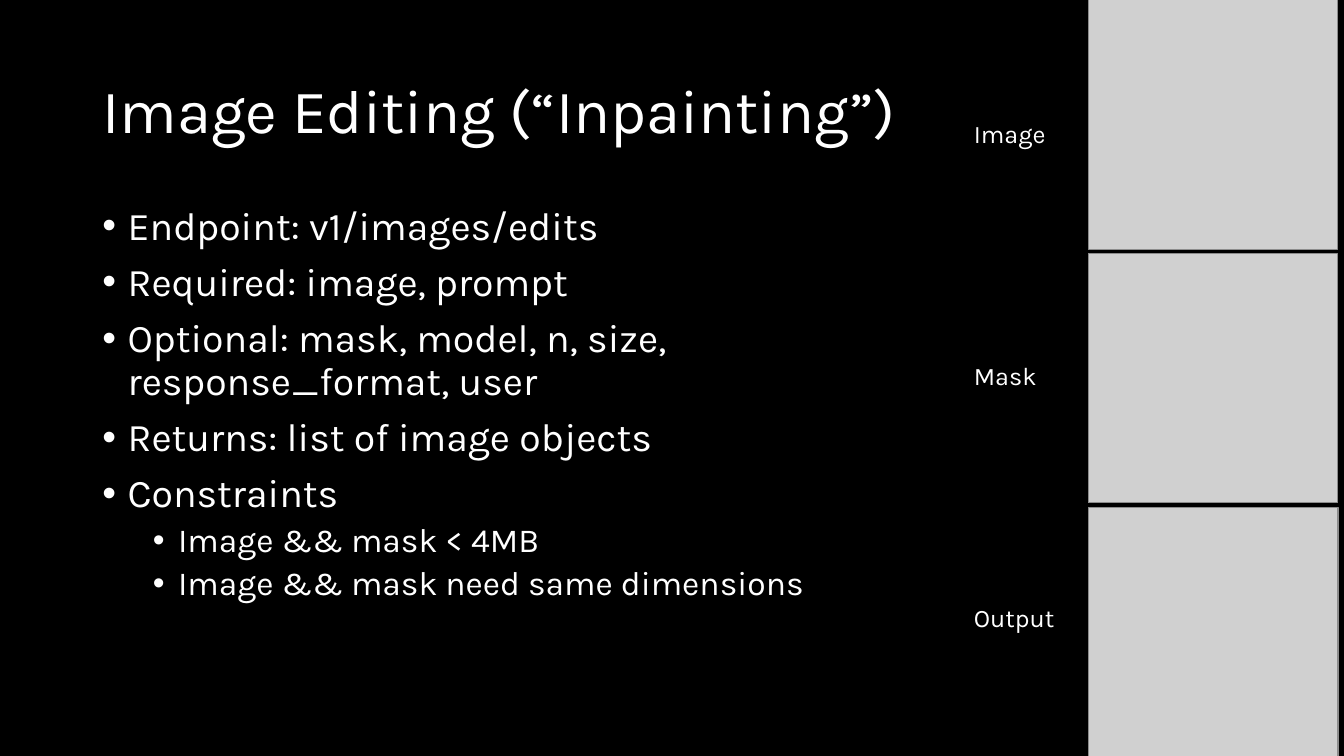
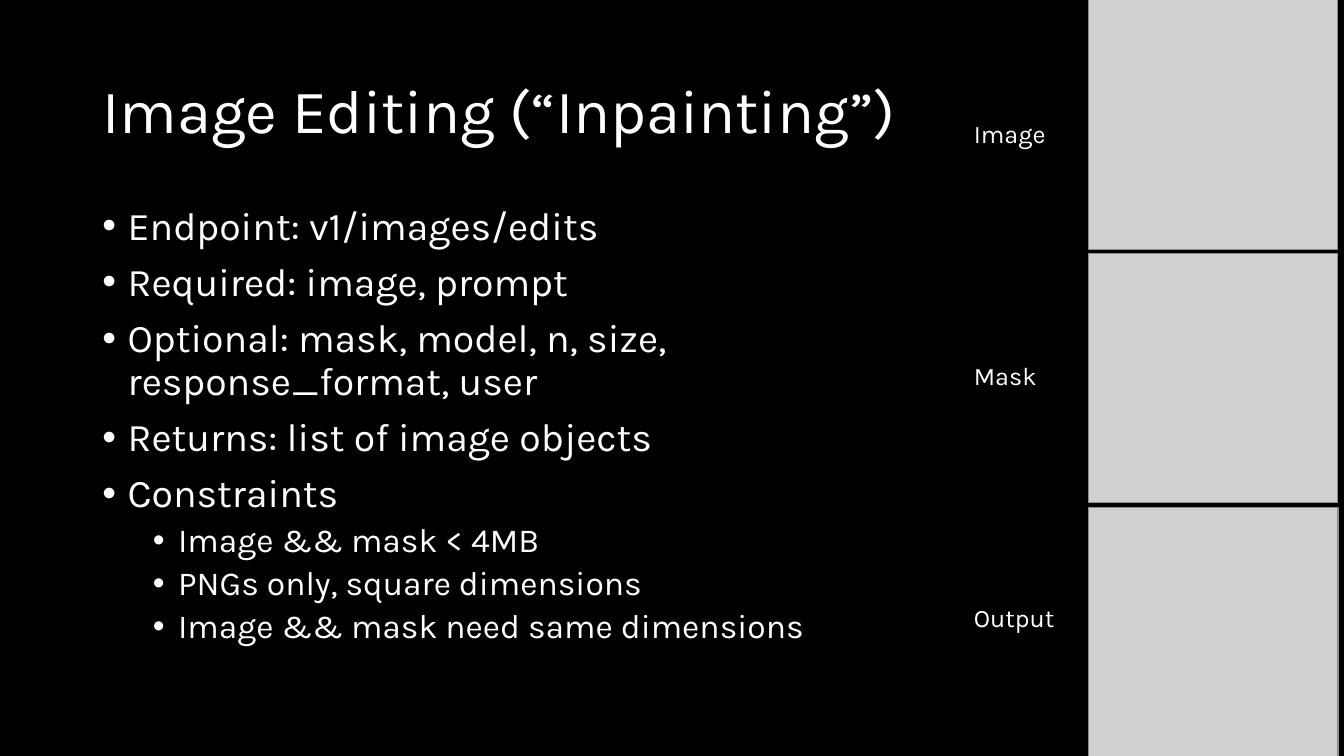
Before and after one commit to sammmmmmiller/CS584, a slide deck: slide 6 of cs584present.pptx. Drawn at 1344x756 pixels with LibreOffice and Linux fonts; fonts in the diff are those of the drawing; grey boxes stand for pictures. Boxes give left, top, right and bottom in pixels: in the first picture for what was removed or moved away, otherwise in the second. Text is boxed around its words. In the diff, an @@ line names an element or a change of style, - is before the commit and + after.

```diff
--- a/cs584present.pptx
+++ b/cs584present.pptx
@@ text at (x1=178, y1=572, x2=642, y2=604): paragraph added @@
+  • PNGs only, square dimensions
```
Also in this commit, not shown: 5 other slides changed, 6 other files.
